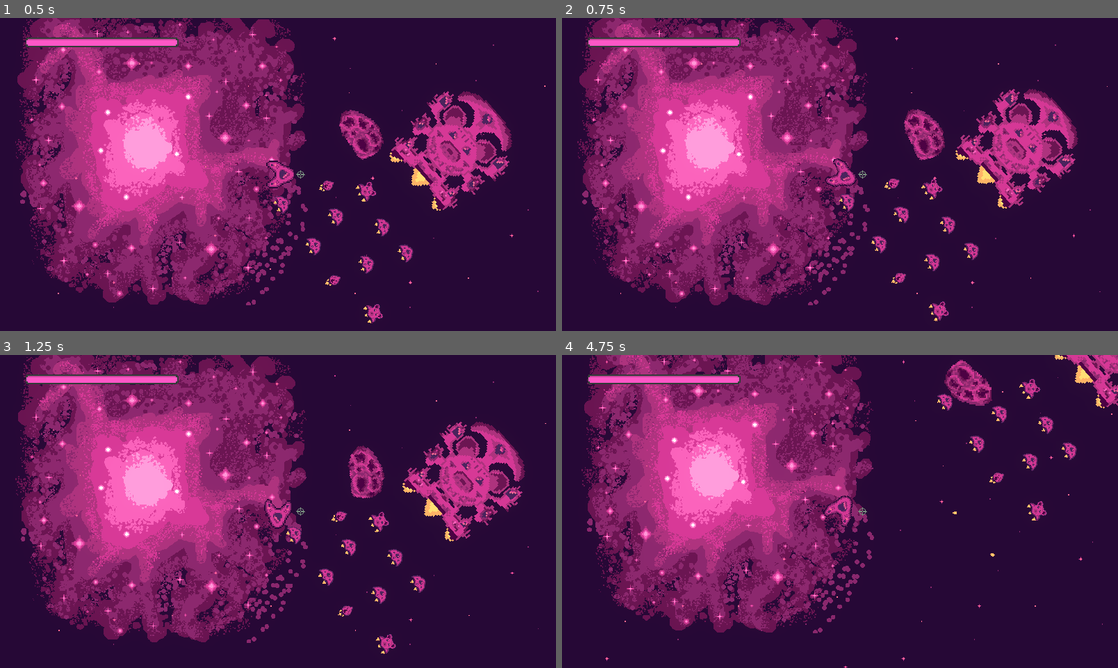
Above: before the commit, frames 1-4 (two rows, left to right).
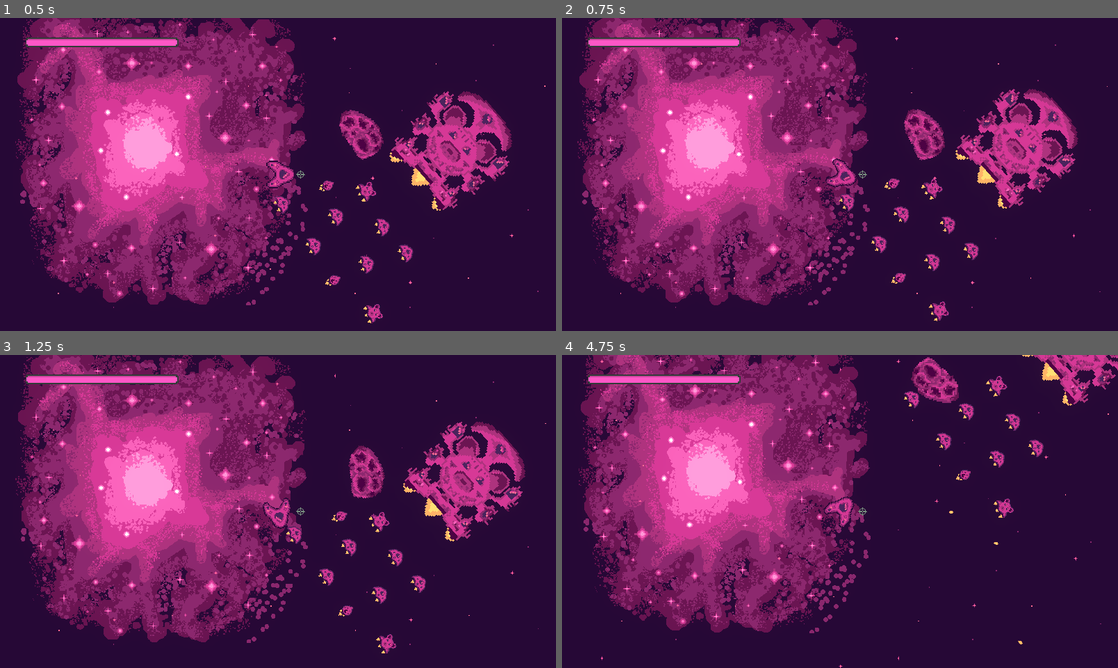
Above: after the commit, the same moments.

Repository: bear-minimum-studio/space-bear
Game: Godot game, scene res://Game.tscn
The game is run twice, just before and just after one commit, with the same random seed, the same clock (stepped at 60 frames per second) and the same inputs.
Inputs:
- Up to frame 1 (0.5 s): no input
- Up to frame 2 (0.75 s): hold Right (turn_right) from 0.53 s (still down); tap Down (decelerate) at 0.6 s
- Up to frame 3 (1.25 s): keep holding Right (turn_right)
- Up to frame 4 (4.75 s): release Right (turn_right) at 1.28 s; hold Left (turn_left) 1.28-2.03 s; tap Space (fire) at 1.35 s; hold Right (turn_right) 2.03-2.78 s; hold F (turret_fire) 2.03-2.78 s; hold Up (accelerate) 2.78-3.53 s; tap Down (decelerate) at 2.85 s; hold Space (fire) 3.53-4.28 s; hold Left (turn_left) from 3.53 s (still down); tap F (turret_fire) at 4.35 s

Frame 1 is identical in both runs. In frame 2, 0.3% of the frame differs, in the area x 47-93%, y 22-97%; in frame 3, 1.2%; in frame 4, 22%, in the area x 3-100%, y 0-100%.

Commit message:
refactor: control player rotation without forces

Diff:
--- a/player/Player.gd
+++ b/player/Player.gd
@@ -4,10 +4,10 @@
 
 const THRUST = 200.0
 const THRUST_FRICTION = 0.5
-const TORQUE = 25000.0
-const TORQUE_FRICTION = 10000
 const BULLETS_PER_SECOND = 5.0
 const MAX_HEALTH = 10
+
+var rotation_speed = 2.0
 
 const SHOOTING_SPEED = 1.0 / BULLETS_PER_SECOND
 
@@ -52,10 +52,8 @@
 
 func _torque(state):
 	var intensity = Input.get_axis("turn_left", "turn_right")
-	var torque = intensity * TORQUE
-	state.apply_torque(torque)
-	var torque_friction = - TORQUE_FRICTION * angular_velocity
-	state.apply_torque(torque_friction)
+	angular_velocity = rotation_speed * intensity
+
 
 func _physics_process(_delta):
 	if (Input.is_action_pressed("fire")):
